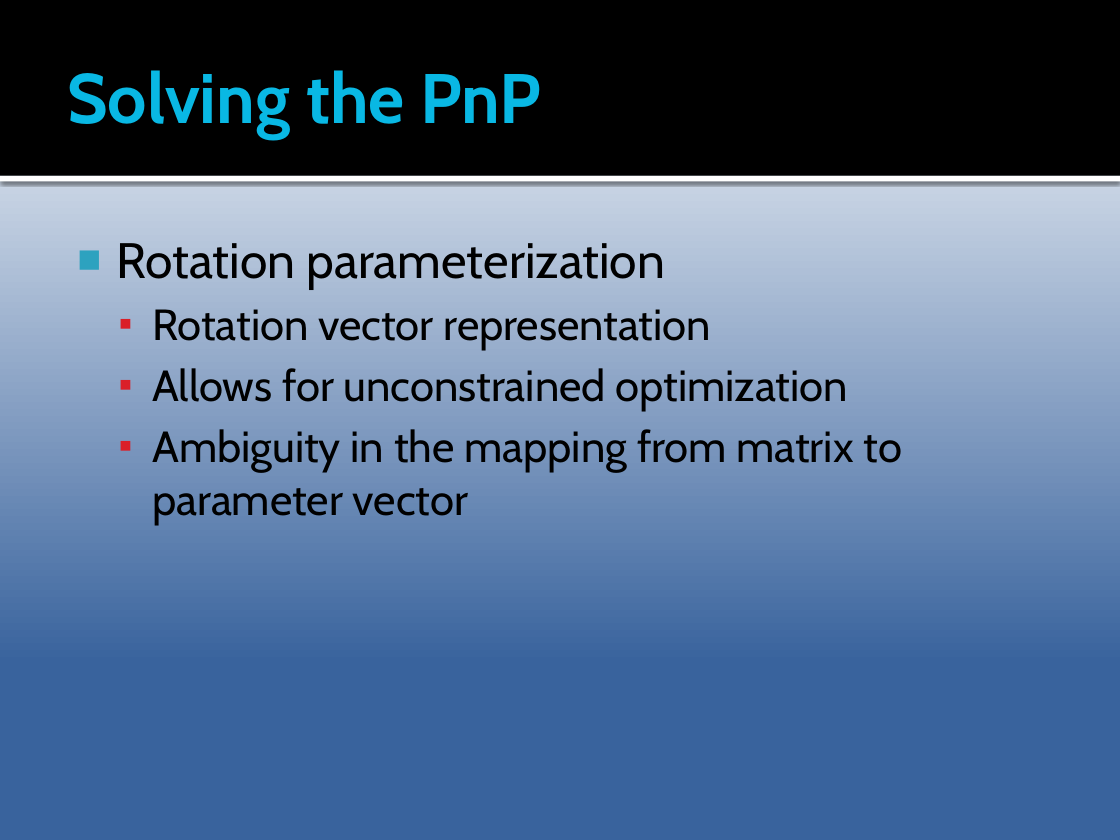
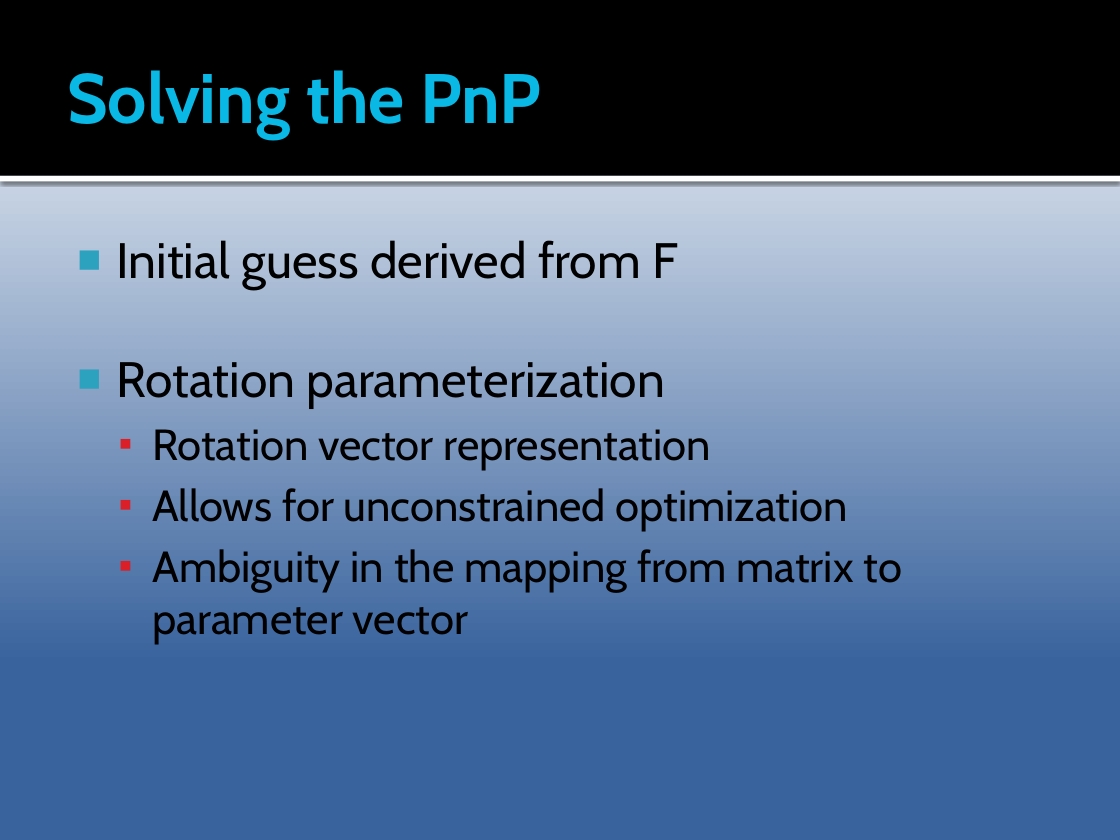
Before and after one commit to Epipolarna/Tracking, a slide deck: slide 9 of 3D Reconstruction/Documentation/TSBB15prez.pptx (slide 10 before the commit). Drawn at 1120x840 pixels with LibreOffice and Linux fonts; fonts in the diff are those of the drawing. Boxes give left, top, right and bottom in pixels: in the first picture for what was removed or moved away, otherwise in the second. Text is boxed around its words. In the diff, an @@ line names an element or a change of style, - is before the commit and + after.

```diff
--- a/3D Reconstruction/Documentation/TSBB15prez.pptx
+++ b/3D Reconstruction/Documentation/TSBB15prez.pptx
@@ text at (116, 240, 678, 288): paragraph added @@
+■ Initial guess derived from F
```
Also in this commit, not shown: 2 other slides changed, 1 slide removed.
